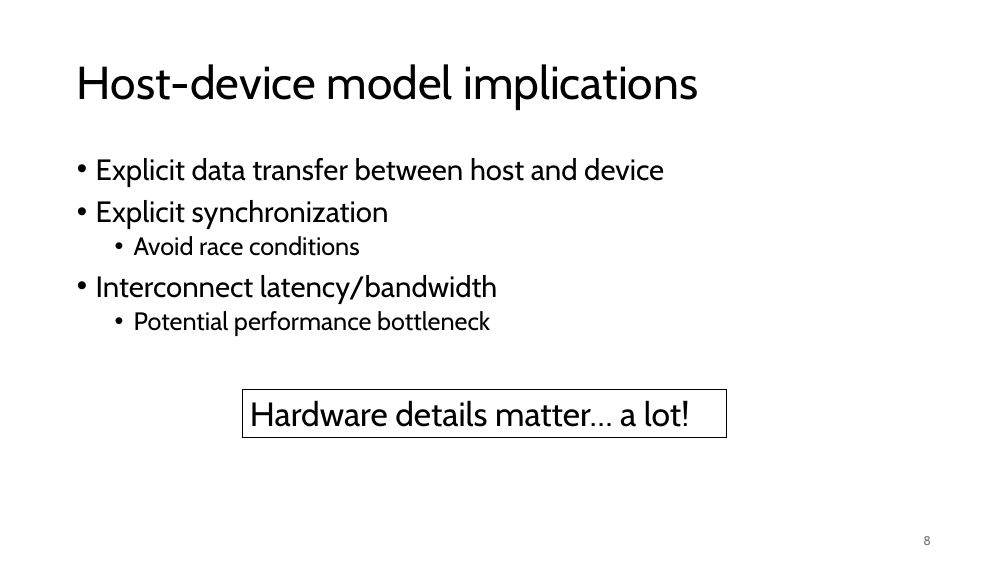
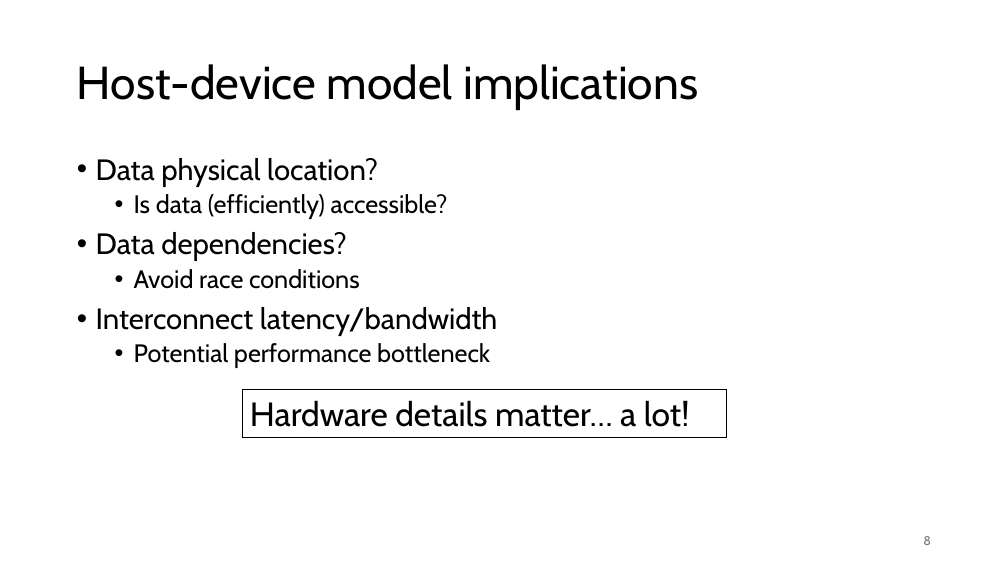
Before and after one commit to gjbex/GPU-programming, a slide deck: slide 8 of gpu_programming.pptx. Drawn at 1008x567 pixels with LibreOffice and Linux fonts; fonts in the diff are those of the drawing. Boxes give left, top, right and bottom in pixels: in the first picture for what was removed or moved away, otherwise in the second. Text is boxed around its words. In the diff, an @@ line names an element or a change of style, - is before the commit and + after.

```diff
--- a/gpu_programming.pptx
+++ b/gpu_programming.pptx
@@ text at <box>96,158,448,261</box>: text changed @@
-• Explicit data transfer between host and device
-• Explicit synchronization
+• Data physical location?
+  • Is data (efficiently) accessible?
+• Data dependencies?
```
Also in this commit, not shown: 10 other slides changed, 5 slides added, 6 slides removed.
